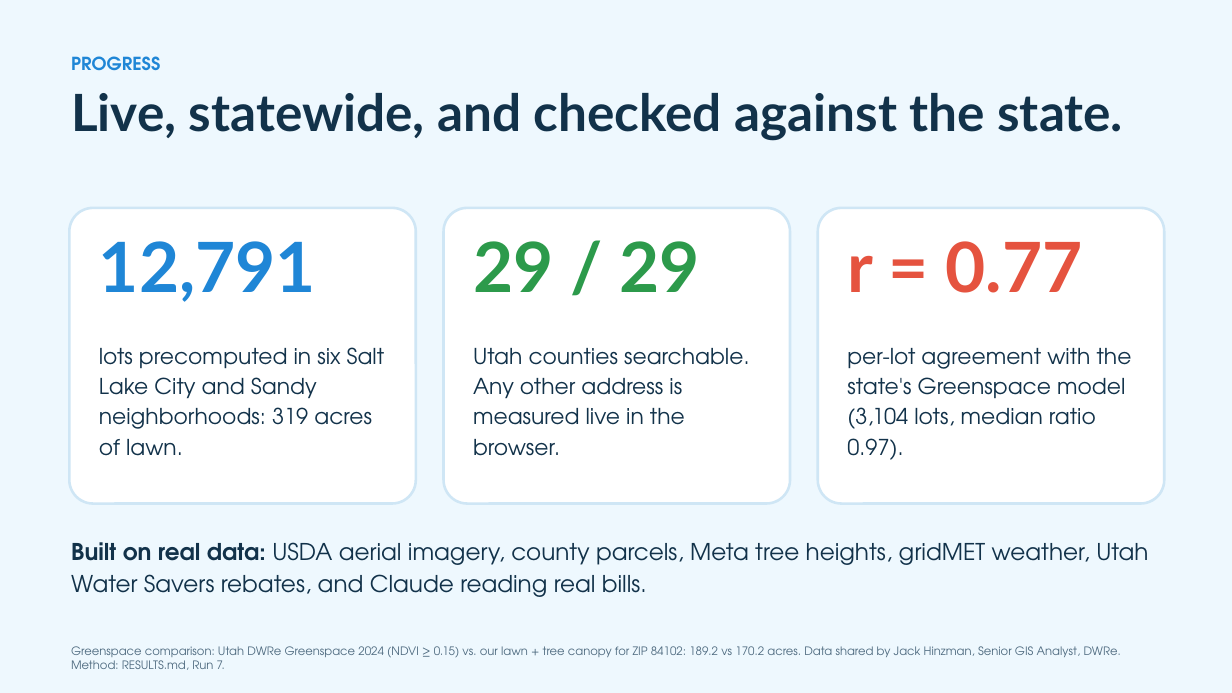
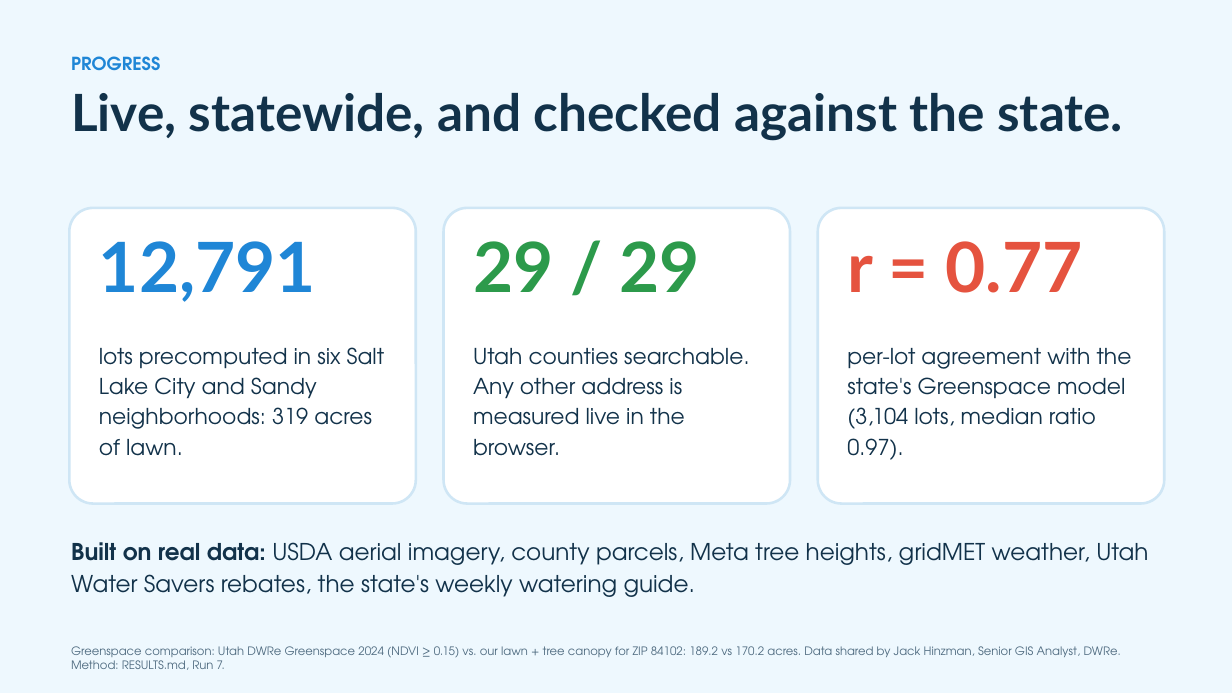
Before and after one commit to adamfortuna/overwatering, a slide deck: slide 7 of docs/pitch/overwatering.pptx. Drawn at 1232x693 pixels with LibreOffice and Linux fonts; fonts in the diff are those of the drawing. Boxes give left, top, right and bottom in pixels: in the first picture for what was removed or moved away, otherwise in the second. Text is boxed around its words. In the diff, an @@ line names an element or a change of style, - is before the commit and + after.

```diff
--- a/docs/pitch/overwatering.pptx
+++ b/docs/pitch/overwatering.pptx
@@ text at (71,542,1148,597): text changed @@
-Built on real data: USDA aerial imagery, county parcels, Meta tree heights, gridMET weather, Utah Water Savers rebates, and Claude reading real bills.
+Built on real data: USDA aerial imagery, county parcels, Meta tree heights, gridMET weather, Utah Water Savers rebates, the state's weekly watering guide.
```
Also in this commit, not shown: 14 other slides changed, 7 slides added, 8 slides removed, 30 other files.
